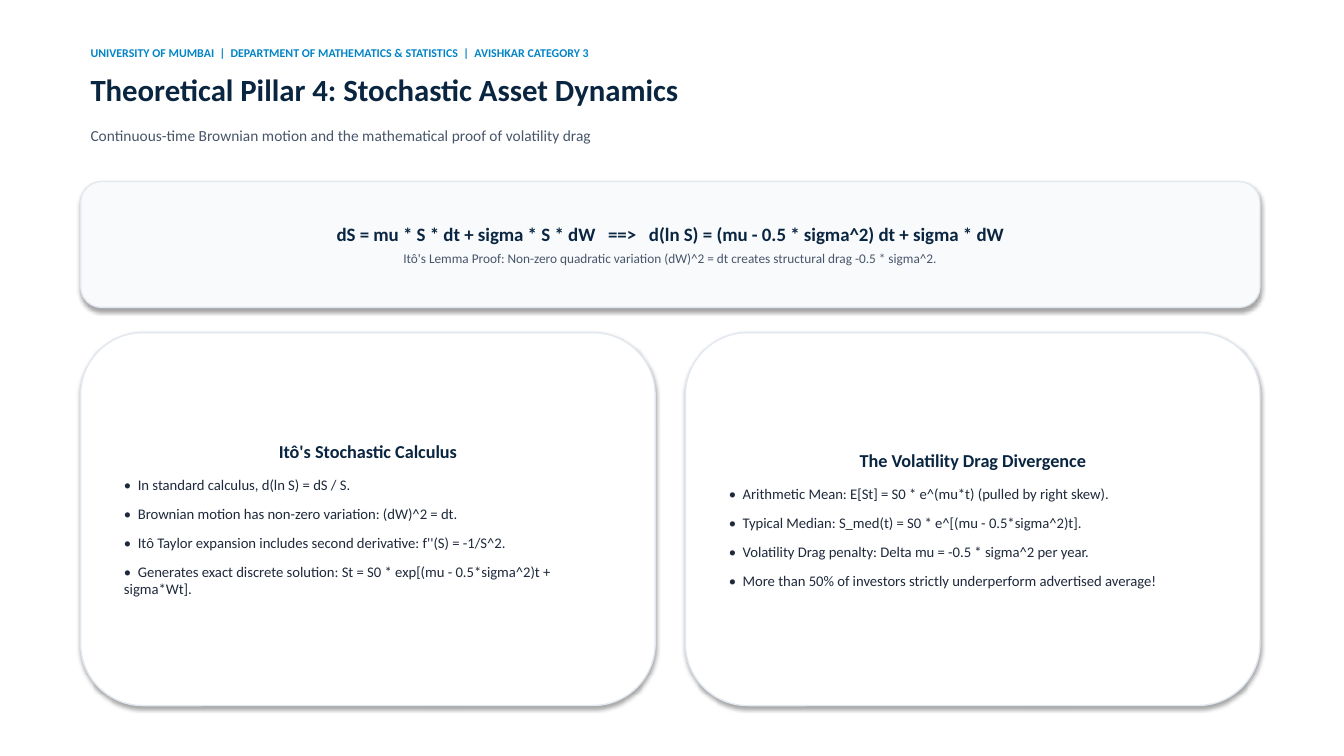
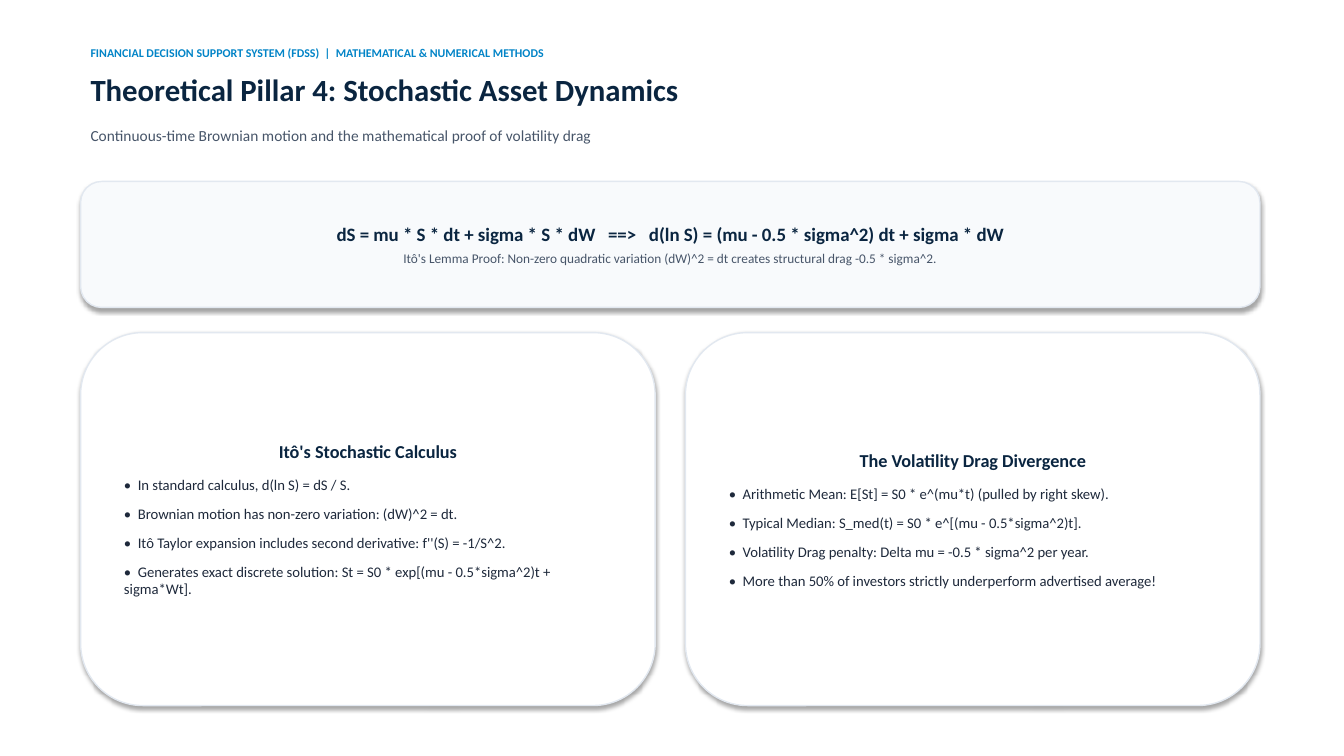
Before and after one commit to AlmightyXZen/Financial-Decision-Support-System, a slide deck: slide 7 of presentation/FDSS_Seminar_Presentation.pptx. Drawn at 1344x756 pixels with LibreOffice and Linux fonts; fonts in the diff are those of the drawing. Boxes give left, top, right and bottom in pixels: in the first picture for what was removed or moved away, otherwise in the second. Text is boxed around its words. In the diff, an @@ line names an element or a change of style, - is before the commit and + after.

```diff
--- a/presentation/FDSS_Seminar_Presentation.pptx
+++ b/presentation/FDSS_Seminar_Presentation.pptx
@@ text at (91, 48, 544, 59): text changed @@
-UNIVERSITY OF MUMBAI | DEPARTMENT OF MATHEMATICS & STATISTICS | AVISHKAR CATEGORY 3
+FINANCIAL DECISION SUPPORT SYSTEM (FDSS) | MATHEMATICAL & NUMERICAL METHODS
```
Also in this commit, not shown: 8 other slides changed, 1 slide added, 1 slide removed, 6 other files.
